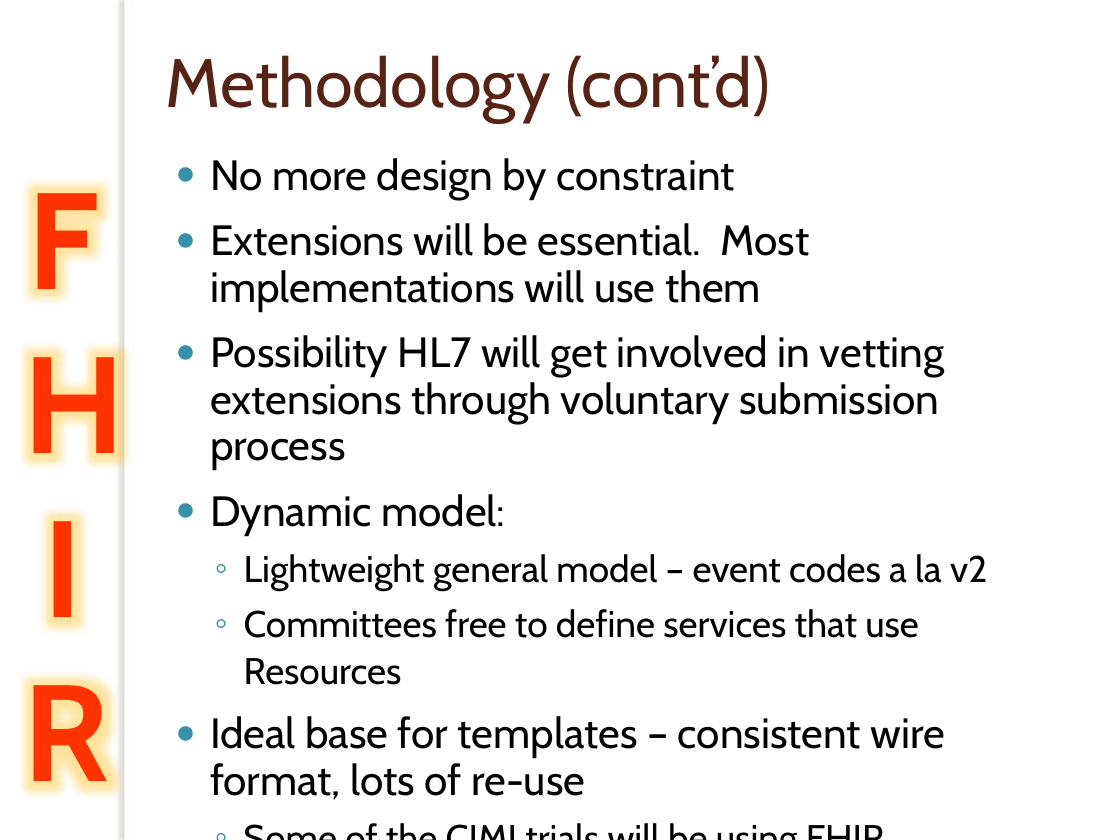
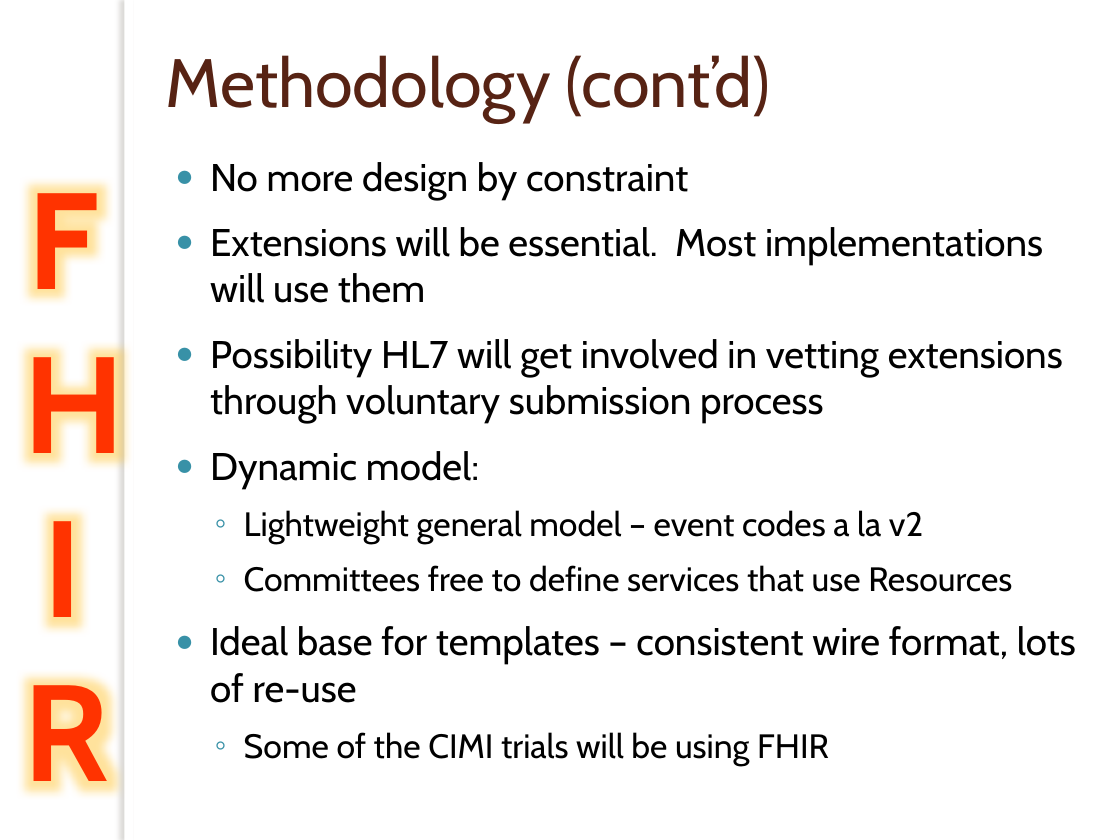
Before and after one commit to vista-novo/fhir, a slide deck: slide 56 of presentations/2012-May WGM Tutorials/201205 WGM Introduction to FHIR.pptx. Drawn at 1120x840 pixels with LibreOffice and Linux fonts; fonts in the diff are those of the drawing; background and template pictures are left out. Boxes give left, top, right and bottom in pixels: in the first picture for what was removed or moved away, otherwise in the second. Text is boxed around its words. In the diff, an @@ line names an element or a change of style, - is before the commit and + after.

```diff
--- a/presentations/2012-May WGM Tutorials/201205 WGM Introduction to FHIR.pptx
+++ b/presentations/2012-May WGM Tutorials/201205 WGM Introduction to FHIR.pptx
@@ text "No more design by constraint" at <box>210,162,1076,766</box>: size 27.2 to 24.8 pt in "No more design by constraint", "Extensions will be essential. Most implementations will ...", "Possibility HL7 will get involved in vetting ...", "Dynamic model:" and 1 more places; size 23.8 to 21.7 pt in "Lightweight general model – event codes a ...", "Committees free to define services that use ...", "Some of the CIMI trials will be ..." @@
```
Also in this commit, not shown: 18 other slides changed, 1 other file.
